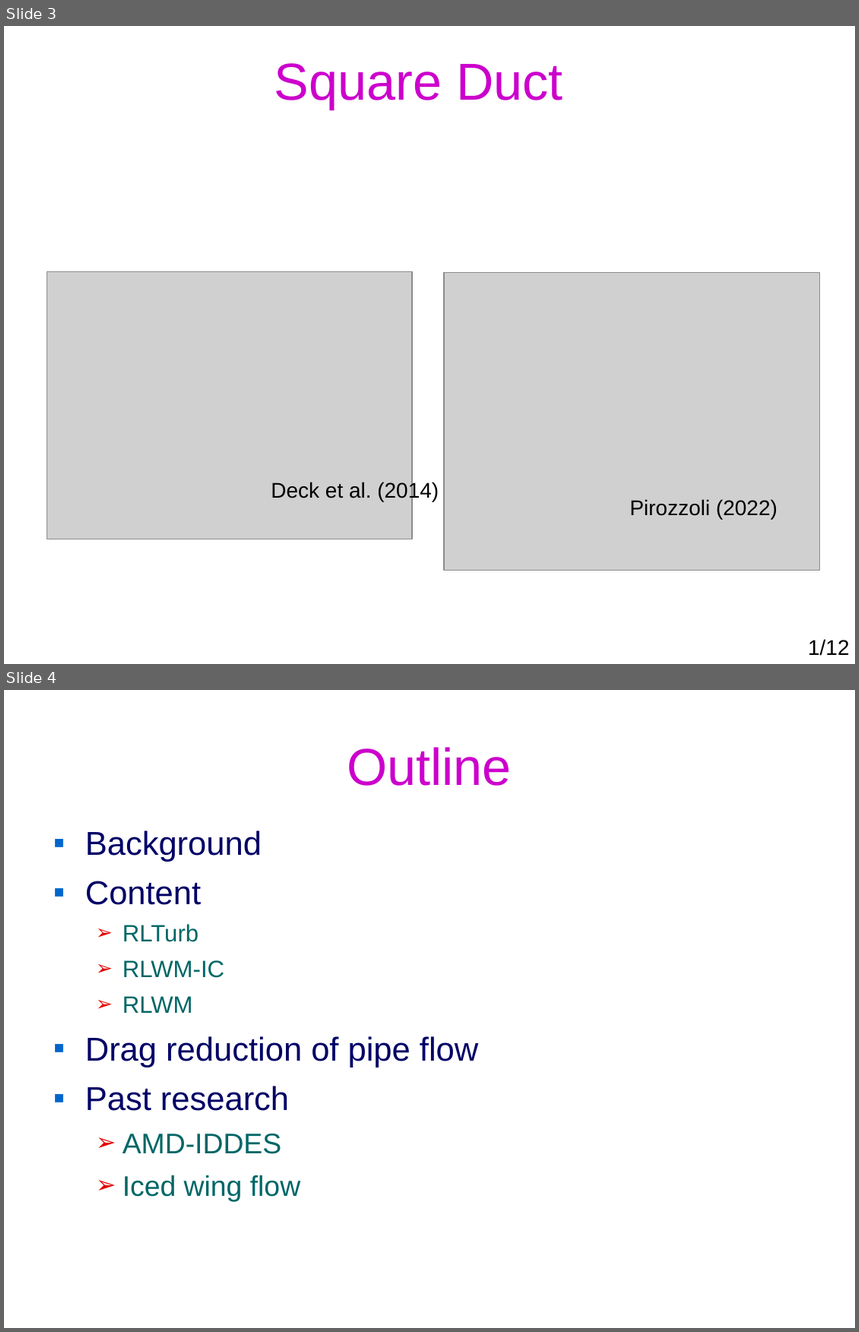
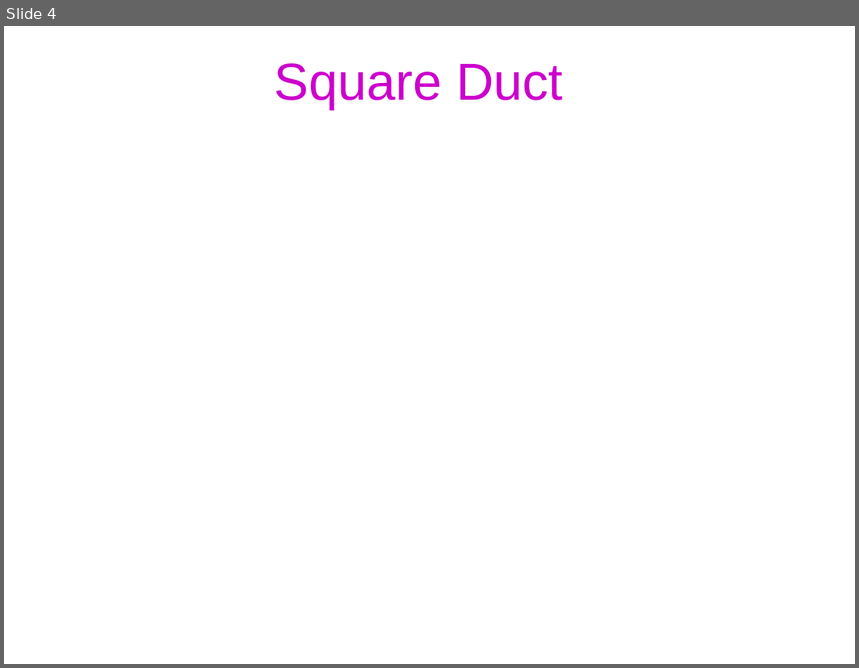
Before and after one commit to federicoVerolini/CaLES, a slide deck: docs/vv.pptx. Shown one above the other, each under a label of ours: slides 3 and 4 before the commit, slide 4 after it. The pictures are 859x1332 and 859x668 pixels, drawn with LibreOffice and Linux fonts; fonts in the diff are those of the drawing; grey boxes stand for pictures; background and template pictures are left out. Boxes give left, top, right and bottom in pixels: in the first picture for what was removed or moved away, otherwise in the second. Text is boxed around its words. In the diff, an @@ line names an element or a change of style, - is before the commit and + after.

```diff
--- a/docs/vv.pptx
+++ b/docs/vv.pptx
@@ slide 4 removed at [4,690,855,1328], background #FFFFFF @@
@@ title removed at [347,747,512,786] @@
-Outline
@@ text removed at [85,831,478,1202] @@
-▪ Background
-▪ Content
-  ➢ RLTurb
-  ➢ RLWM-IC
-  ➢ RLWM
-▪ Drag reduction of pipe flow
-▪ Past research
-  ➢ AMD-IDDES
-  ➢ Iced wing flow
@@ what was slide 3 is now slide 4 @@
@@ slide 4 changed as well @@
@@ picture removed at [47,272,413,539] @@
@@ picture removed at [444,273,819,571] @@
@@ text removed at [271,481,439,502] @@
-Deck et al. (2014)
@@ text removed at [630,499,778,519] @@
-Pirozzoli (2022)
@@ text removed at [808,639,849,656] @@
-1/12
```
Also in this commit, not shown: 2 slides added, 2 other slides removed, 5 other files.
